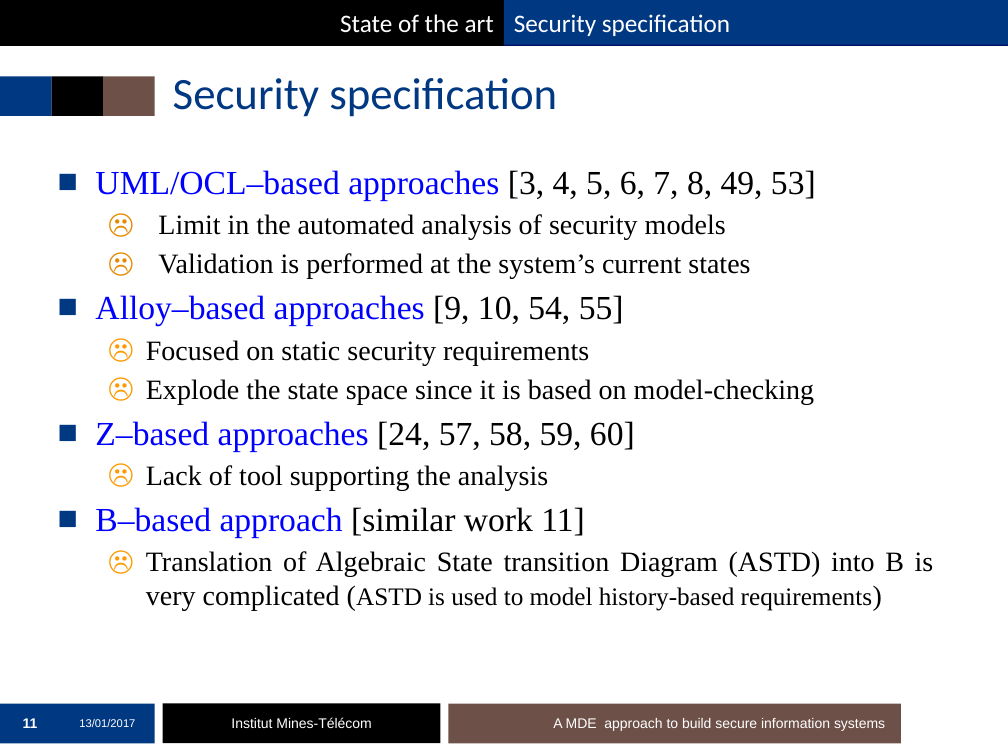
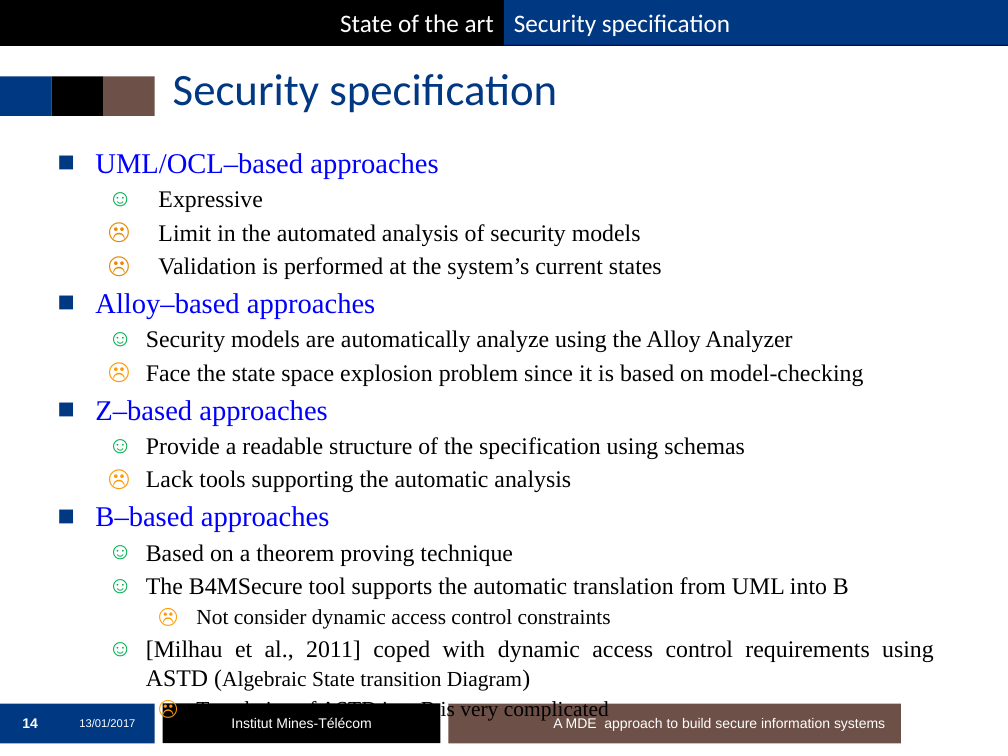
Before and after one commit to mai-ng/phdDefense, a slide deck: slide 14 of slides/presentation-defense.pptx (slide 11 before the commit). Drawn at 1008x756 pixels with LibreOffice and Linux fonts; fonts in the diff are those of the drawing; background and template pictures are left out. Boxes give left, top, right and bottom in pixels: in the first picture for what was removed or moved away, otherwise in the second. Text is boxed around its words. In the diff, an @@ line names an element or a change of style, - is before the commit and + after.

Commit message:
update the slides

```diff
--- a/slides/presentation-defense.pptx
+++ b/slides/presentation-defense.pptx
@@ title "Security specification": place and size @@
-title "Security specification" at (173,78,557,117)
+title "Security specification" at (173,74,557,113)
@@ text "UML/OCL–based approaches": place and size @@
-text "UML/OCL–based approaches" at (95,170,934,611)
+text "UML/OCL–based approaches" at (95,153,934,691)
@@ text at (95,153,438,212): text changed; size 24 to 20.4 pt @@
-■ UML/OCL–based approaches [3, 4, 5, 6, 7, 8, 49, 53]
+■ UML/OCL–based approaches
+  ☺ Expressive
@@ text at (158,224,662,279): size 20 to 17 pt in "Limit in the automated analysis of security ...", "Validation is performed at the system’s current ..." @@
@@ text at (95,293,934,691): text changed; size 20 to 17 pt @@
-■ Alloy–based approaches [9, 10, 54, 55]
-  ☹ Focused on static security requirements
-  ☹ Explode the state space since it is based on model-checking
-■ Z–based approaches [24, 57, 58, 59, 60]
-  ☹ Lack of tool supporting the analysis
-■ B–based approach [similar work 11]
-  ☹ Translation of Algebraic State transition Diagram (ASTD) into B is very complicated (ASTD is used to model history-based requirements)
+■ Alloy–based approaches
+  ☺ Security models are automatically analyze using the Alloy Analyzer
+  ☹ Face the state space explosion problem since it is based on model-checking
+■ Z–based approaches
+  ☺ Provide a readable structure of the specification using schemas
+  ☹ Lack tools supporting the automatic analysis
+■ B–based approaches
+  ☺ Based on a theorem proving technique
+  ☺ The B4MSecure tool supports the automatic translation from UML into B
+    ☹ Not consider dynamic access control constraints
+  ☺ [Milhau et al., 2011] coped with dynamic access control requirements using ASTD (Algebraic State transition Diagram)
+    ☹ Translation of ASTD into B is very complicated
@@ page number at (22,718,38,728): text changed @@
-11
+14
```
Also in this commit, not shown: 26 other slides changed, 3 slides added.
